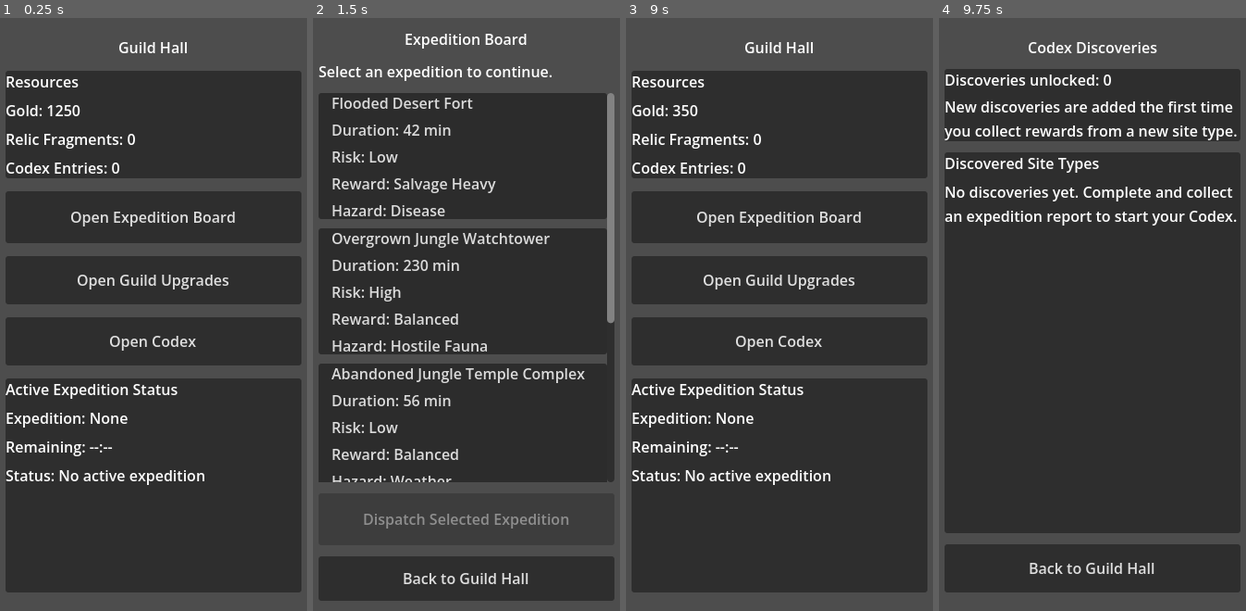
Above: before the commit, frames 1-4 (left to right).
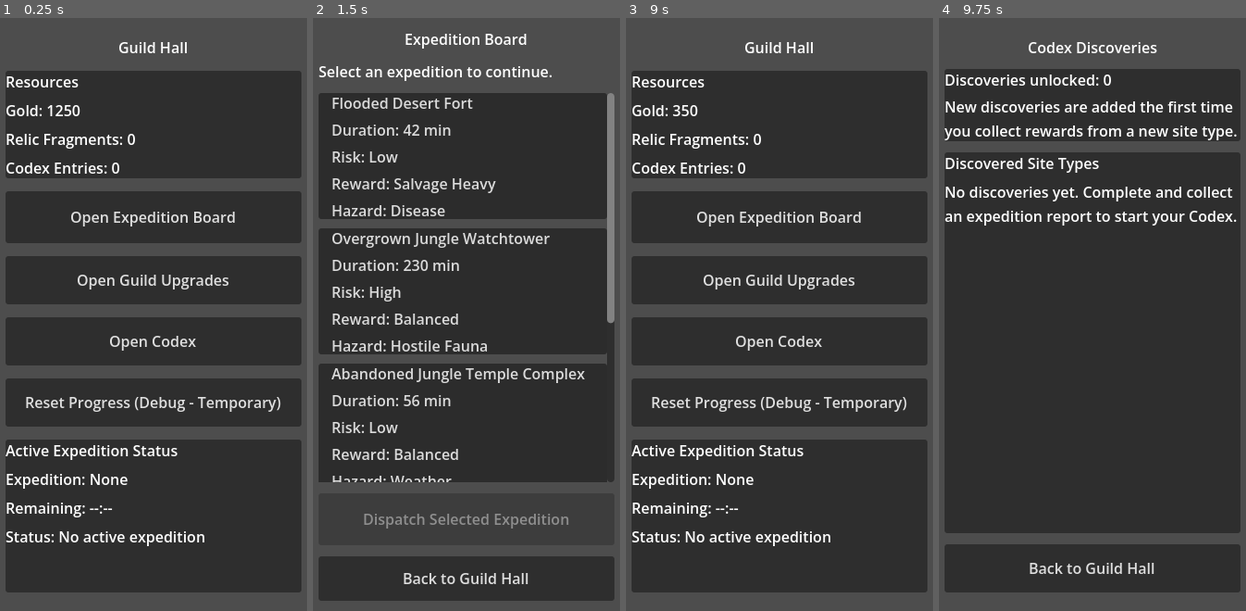
Above: after the commit, the same moments.

Repository: Navandis/expedition-guild-idle
Game: Godot game, scene res://scenes/main/Main.tscn
Two runs of this game, one before a commit and one after it. Both use one fixed random seed, a clock stepped at 60 frames per second and the inputs below.
Inputs (mouse positions are in pixels of both pictures, inside the frame that each line leads up to):
- Up to frame 1 (0.25 s): no input
- Up to frame 2 (1.5 s): click (466, 403) at 0.5 s, where only the run after the commit has a clickable "Reset Progress (Debug - Tempo…"; click "Open Expedition Board" at 1.25 s
- Up to frame 3 (9 s): click (776, 154) at 2 s; click (776, 290) at 2.77 s; click (776, 427) at 3.52 s; click (776, 302) at 4.27 s; click (776, 563) at 5.02 s; click "Open Guild Upgrades" at 5.75 s; click "Purchase" at 6.5 s; click "Purchase" at 7.25 s; click "Purchase" at 8 s; click "Back to Guild Hall" at 8.75 s
- Up to frame 4 (9.75 s): click "Open Codex" at 9.5 s

The runs differ from the first frame. In frame 1, 5.9% of the frame differs, in the area x 1-99%, y 61-90%; in frame 2, nothing differs; in frame 3, 5.9%; in frame 4, nothing differs.

Commit message:
Add temporary Guild Hall debug progress reset

Diff:
--- a/scenes/guild_hall/GuildHall.tscn
+++ b/scenes/guild_hall/GuildHall.tscn
@@ -82,6 +82,11 @@
 layout_mode = 2
 text = "Finish Active Expedition (Test)"
 
+[node name="DebugResetButton" type="Button" parent="SafeArea/RootColumn"]
+custom_minimum_size = Vector2(0, 52)
+layout_mode = 2
+text = "Reset Progress (Debug - Temporary)"
+
 [node name="ActiveExpeditionPanel" type="PanelContainer" parent="SafeArea/RootColumn" unique_id=1205453616]
 custom_minimum_size = Vector2(0, 140)
 layout_mode = 2
--- a/scripts/core/GameManager.gd
+++ b/scripts/core/GameManager.gd
@@ -5,6 +5,9 @@
 # dispatch -> wait/finish -> report -> collect -> resource update.
 # Day-3 extends this flow with Guild Upgrades, a lightweight Codex,
 # and plain-JSON persistence so restart testing keeps progress between sessions.
+# It also now owns a temporary debug reset flow. The new
+# reset_to_debug_baseline() method is the single shared reset path used by the
+# Guild Hall debug button, runtime state clearing, save deletion, and UI refresh.
 
 const GUILD_HALL_SCENE := preload("res://scenes/guild_hall/GuildHall.tscn")
 const EXPEDITION_BOARD_SCENE := preload("res://scenes/expedition_board/ExpeditionBoard.tscn")
@@ -12,16 +15,17 @@
 const EXPEDITION_REPORT_SCENE := preload("res://scenes/report/ExpeditionReport.tscn")
 const GUILD_UPGRADES_SCENE := preload("res://scenes/upgrades/GuildUpgrades.tscn")
 const CODEX_SCREEN_SCENE := preload("res://scenes/codex/CodexScreen.tscn")
+const DEFAULT_RESOURCES := {
+	"gold": 1250,
+	"relic_fragments": 0,
+	"codex_entries": 0
+}
 
 var _expedition_manager := ExpeditionManager.new()
 var _upgrade_system := UpgradeSystem.new()
 var _codex_system := CodexSystem.new()
 var _save_manager := SaveManager.new()
-var _resources := {
-	"gold": 1250,
-	"relic_fragments": 0,
-	"codex_entries": 0
-}
+var _resources := DEFAULT_RESOURCES.duplicate(true)
 var _expedition_board_offers: Array[Dictionary] = []
 
 var _guild_hall_controller: GuildHallController
@@ -53,6 +57,7 @@
 		_guild_hall_controller.open_upgrades_requested.connect(_on_open_upgrades_requested)
 		_guild_hall_controller.open_codex_requested.connect(_on_open_codex_requested)
 		_guild_hall_controller.debug_finish_requested.connect(_on_debug_finish_requested)
+		_guild_hall_controller.debug_reset_requested.connect(_on_debug_reset_requested)
 
 	_show_screen(_guild_hall_controller)
 	_guild_hall_controller.set_expedition_manager(_expedition_manager)
@@ -168,6 +173,32 @@
 	_expedition_manager.complete_active_expedition()
 	if _expedition_manager.has_pending_report():
 		_show_report_screen()
+
+
+func _on_debug_reset_requested() -> void:
+	reset_to_debug_baseline()
+
+
+func reset_to_debug_baseline() -> void:
+	# TEMPORARY DEBUG RESET:
+	# This is a test-only helper that wipes prototype progression and runtime
+	# state in one place to avoid partial resets across multiple scripts.
+	_resources = DEFAULT_RESOURCES.duplicate(true)
+
+	# Clear progression systems back to fresh-start values.
+	_upgrade_system.restore_owned_upgrade_ids([])
+	_codex_system.restore_discoveries([])
+	_expedition_manager.restore_runtime_state({}, {})
+	_expedition_board_offers = []
+
+	# Clear persisted progress so app restarts also stay at baseline.
+	var save_cleared := _save_manager.clear_saved_game_state()
+	if not save_cleared:
+		# Fallback: overwrite with current baseline snapshot if file deletion fails.
+		_save_runtime_state()
+
+	# Minimal refresh behavior: always return to Guild Hall with clean values.
+	_show_guild_hall()
 
 
 func _on_return_to_guild_hall_requested() -> void:
--- a/scripts/core/SaveManager.gd
+++ b/scripts/core/SaveManager.gd
@@ -1,9 +1,11 @@
 extends RefCounted
 class_name SaveManager
 
-# SaveManager provides plain-JSON persistence for the day-3 prototype milestone.
-# It stores core runtime progress (resources, upgrades, codex, expedition state)
-# so restart testing is practical while systems are still intentionally simple.
+# SaveManager handles plain-JSON persistence for this prototype.
+# It saves and loads core progress (resources, upgrades, codex, expedition state)
+# and now also provides a debug-clear method used by the temporary reset button.
+# The reset flow is: GameManager clears runtime state -> SaveManager removes the
+# local save file -> UI returns to Guild Hall with default baseline values.
 
 const SAVE_PATH := "user://prototype_save.json"
 const SAVE_SCHEMA_VERSION := 1
@@ -61,6 +63,25 @@
 	return true
 
 
+func clear_saved_game_state() -> bool:
+	# Debug reset path: deleting the file avoids stale keys and forces defaults
+	# on the next load. Missing files are treated as already-cleared.
+	if not FileAccess.file_exists(SAVE_PATH):
+		return true
+
+	var save_dir := DirAccess.open("user://")
+	if save_dir == null:
+		push_warning("SaveManager: failed to open user:// during debug reset.")
+		return false
+
+	var result := save_dir.remove("prototype_save.json")
+	if result != OK:
+		push_warning("SaveManager: failed to remove save file during debug reset.")
+		return false
+
+	return true
+
+
 func _coerce_resources(value: Variant) -> Dictionary:
 	var source := _coerce_dictionary(value)
 	return {
--- a/scripts/ui/GuildHallController.gd
+++ b/scripts/ui/GuildHallController.gd
@@ -6,12 +6,16 @@
 # either start a run or review/collect a completed expedition report.
 # For day-3, it also exposes navigation into Guild Upgrades and the new
 # Codex Discoveries screen so collection progress is easy to check.
+# This script also exposes temporary debug controls:
+# - finish active expedition instantly (test-only)
+# - reset all prototype progress through GameManager's shared baseline reset flow.
 
 signal open_expedition_board_requested
 signal open_report_requested
 signal open_upgrades_requested
 signal open_codex_requested
 signal debug_finish_requested
+signal debug_reset_requested
 
 @onready var _gold_label: Label = $SafeArea/RootColumn/ResourcesPanel/ResourceRows/GoldLabel
 @onready var _relic_fragments_label: Label = $SafeArea/RootColumn/ResourcesPanel/ResourceRows/RelicFragmentsLabel
@@ -20,6 +24,7 @@
 @onready var _open_upgrades_button: Button = $SafeArea/RootColumn/OpenUpgradesButton
 @onready var _open_codex_button: Button = $SafeArea/RootColumn/OpenCodexButton
 @onready var _debug_finish_button: Button = $SafeArea/RootColumn/DebugFinishButton
+@onready var _debug_reset_button: Button = $SafeArea/RootColumn/DebugResetButton
 @onready var _active_name_label: Label = $SafeArea/RootColumn/ActiveExpeditionPanel/ActiveRows/ActiveNameLabel
 @onready var _remaining_time_label: Label = $SafeArea/RootColumn/ActiveExpeditionPanel/ActiveRows/RemainingTimeLabel
 @onready var _active_status_label: Label = $SafeArea/RootColumn/ActiveExpeditionPanel/ActiveRows/StatusLabel
@@ -38,6 +43,7 @@
 	_open_codex_button.pressed.connect(_on_open_codex_pressed)
 	_open_report_button.pressed.connect(_on_open_report_pressed)
 	_debug_finish_button.pressed.connect(_on_debug_finish_pressed)
+	_debug_reset_button.pressed.connect(_on_debug_reset_pressed)
 	# Polling each frame is acceptable for this prototype-sized status block.
 	set_process(true)
 	_refresh_resource_labels()
@@ -100,6 +106,9 @@
 	# TEMPORARY DEBUG BUTTON: this is test-only and can be removed once QA no longer
 	# needs instant completion during development.
 	_debug_finish_button.visible = _expedition_manager.has_active_expedition()
+	# TEMPORARY DEBUG BUTTON: always available in Guild Hall so testers can quickly
+	# clear save + runtime state and return to a known clean baseline.
+	_debug_reset_button.visible = true
 
 
 func _on_open_board_pressed() -> void:
@@ -120,3 +129,7 @@
 
 func _on_debug_finish_pressed() -> void:
 	debug_finish_requested.emit()
+
+
+func _on_debug_reset_pressed() -> void:
+	debug_reset_requested.emit()
